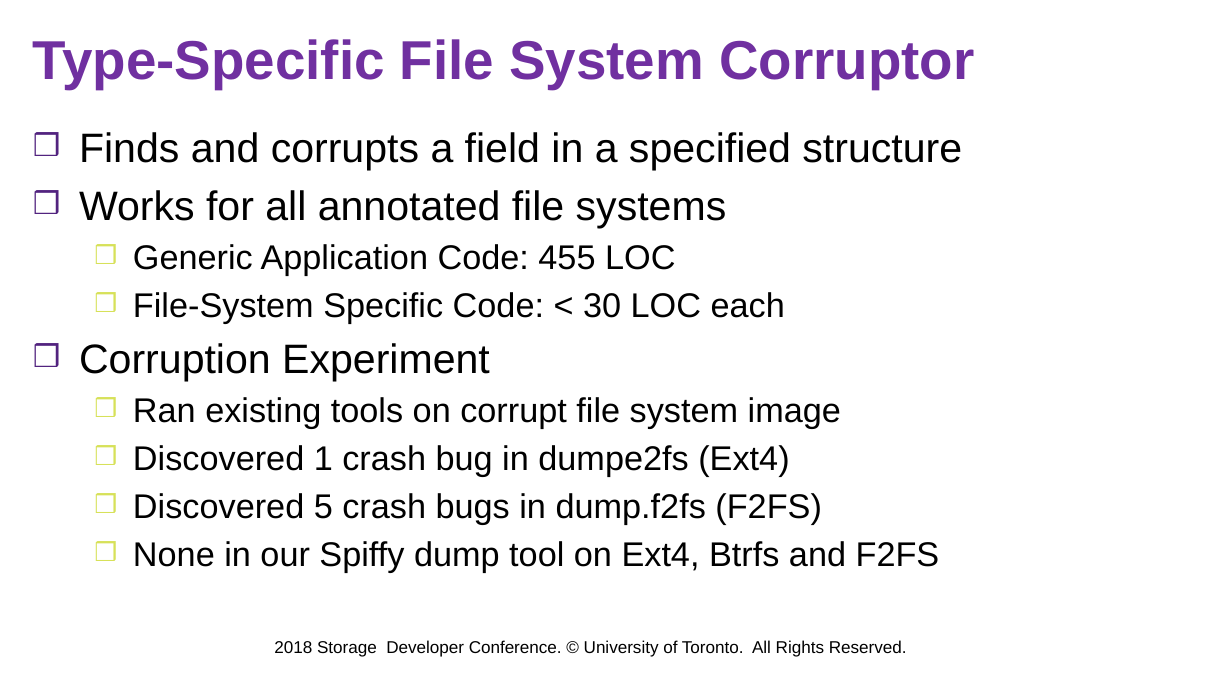
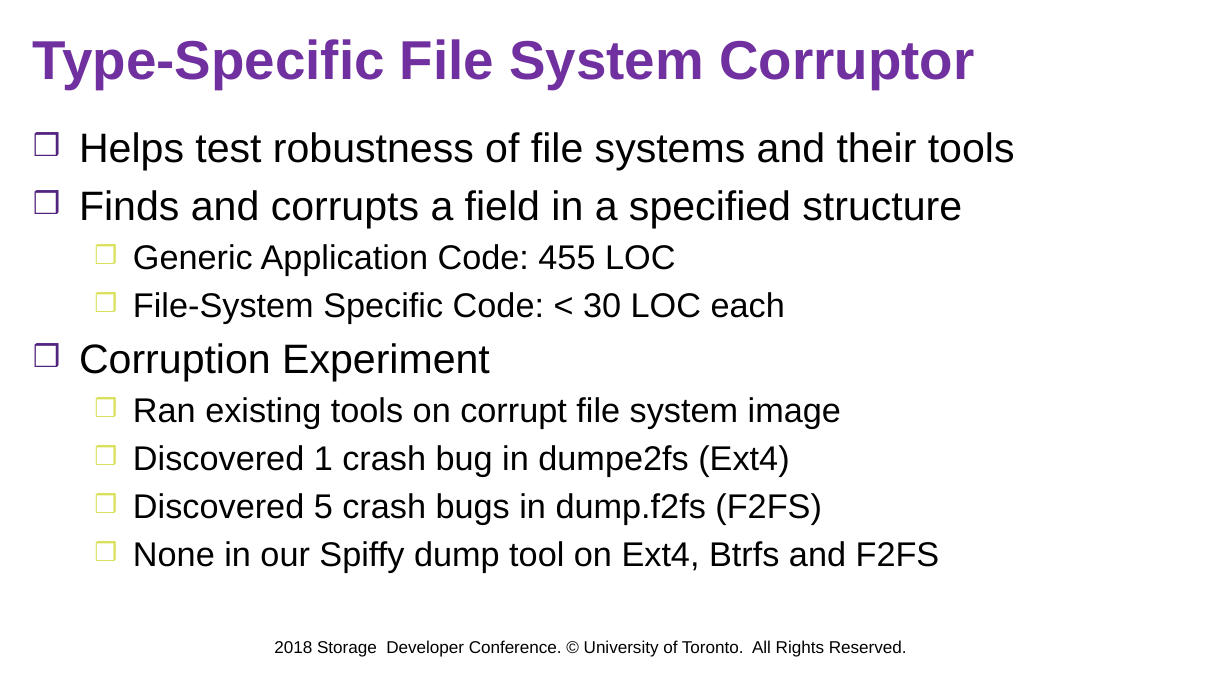
Before and after one commit to jacksun007/spiffy-paper, a slide deck: slide 53 of talk/sdc18_spiffy.pptx (slide 44 before the commit). Drawn at 1232x693 pixels with LibreOffice and Linux fonts; fonts in the diff are those of the drawing; background and template pictures are left out. Boxes give left, top, right and bottom in pixels: in the first picture for what was removed or moved away, otherwise in the second. Text is boxed around its words. In the diff, an @@ line names an element or a change of style, - is before the commit and + after.

```diff
--- a/talk/sdc18_spiffy.pptx
+++ b/talk/sdc18_spiffy.pptx
@@ text at <box>79,132,1015,171</box>: paragraph added @@
+❒ Helps test robustness of file systems and their tools
@@ text at <box>79,190,727,228</box>: paragraph removed @@
-❒ Works for all annotated file systems
```
Also in this commit, not shown: 17 other slides changed, 6 slides added, 2 slides removed.
